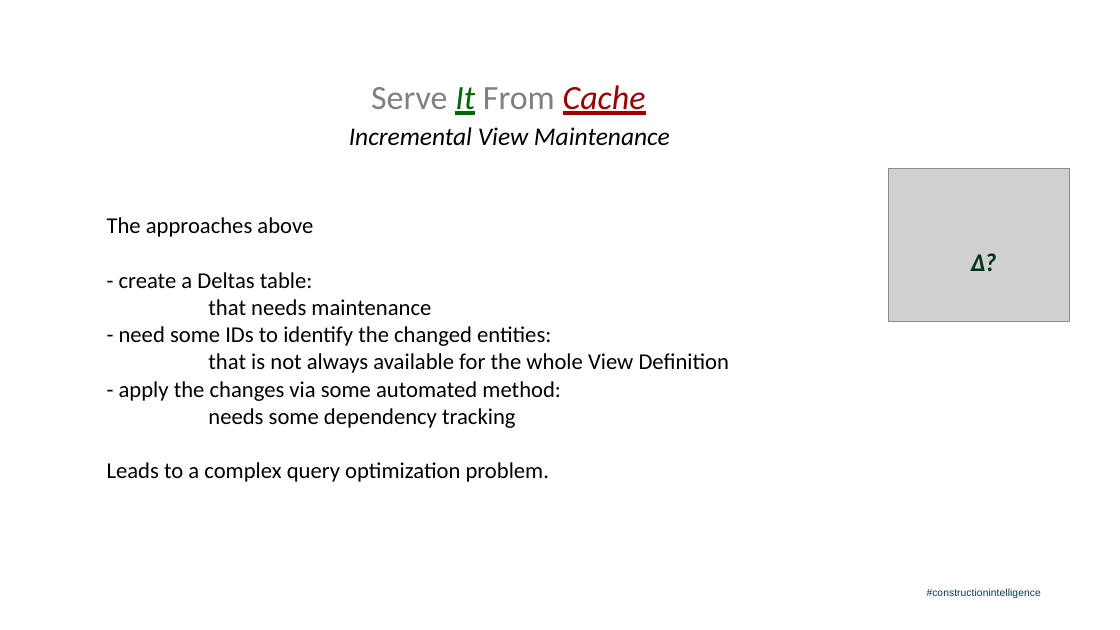
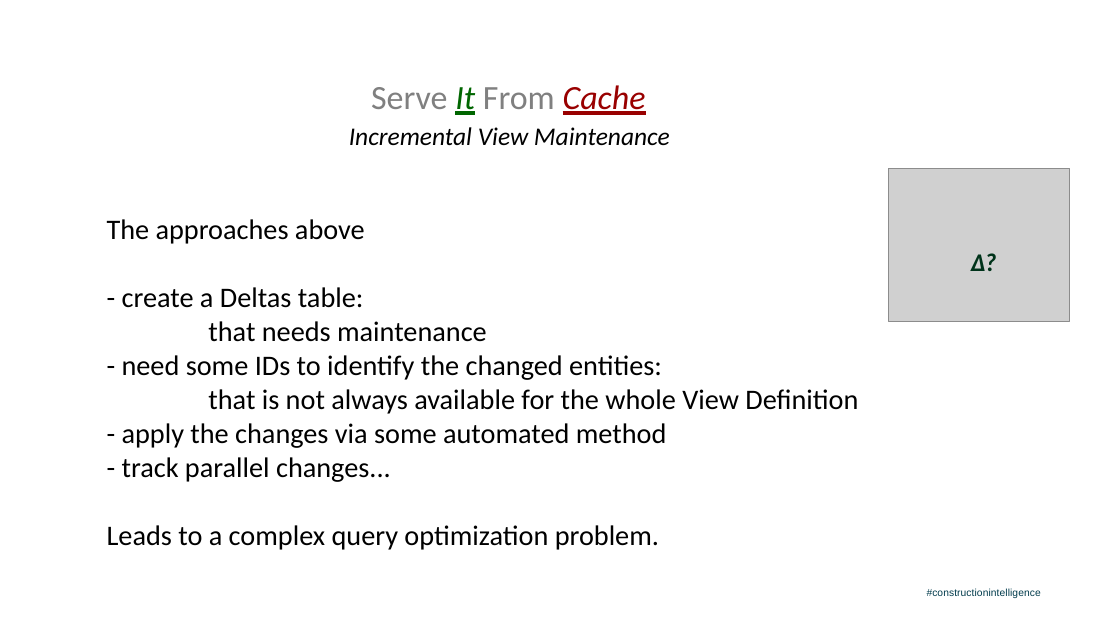
Before and after one commit to salmonix/incremental_query_cache, a slide deck: slide 17 of Milan_PgConf2019_Presentation.odp (slide 16 before the commit). Drawn at 1120x630 pixels with LibreOffice and Linux fonts; fonts in the diff are those of the drawing; grey boxes stand for pictures; background and template pictures are left out. Boxes give left, top, right and bottom in pixels: in the first picture for what was removed or moved away, otherwise in the second. Text is boxed around its words. In the diff, an @@ line names an element or a change of style, - is before the commit and + after.

```diff
--- a/Milan_PgConf2019_Presentation.odp
+++ b/Milan_PgConf2019_Presentation.odp
@@ text at box(107, 219, 858, 550): size 32 to 40 pt in "The approaches above", "- create a Deltas table: that needs ...", "- need some IDs to identify the ...", "that is not always available for the ..." and 1 more places @@
@@ text at box(122, 423, 667, 482): text changed; size 32 to 40 pt @@
-- apply the changes via some automated method:
-needs some dependency tracking
+- apply the changes via some automated method
+- track parallel changes...
```
Also in this commit, not shown: 21 other slides changed, 2 slides added, 2 slides removed, 1 other file.
